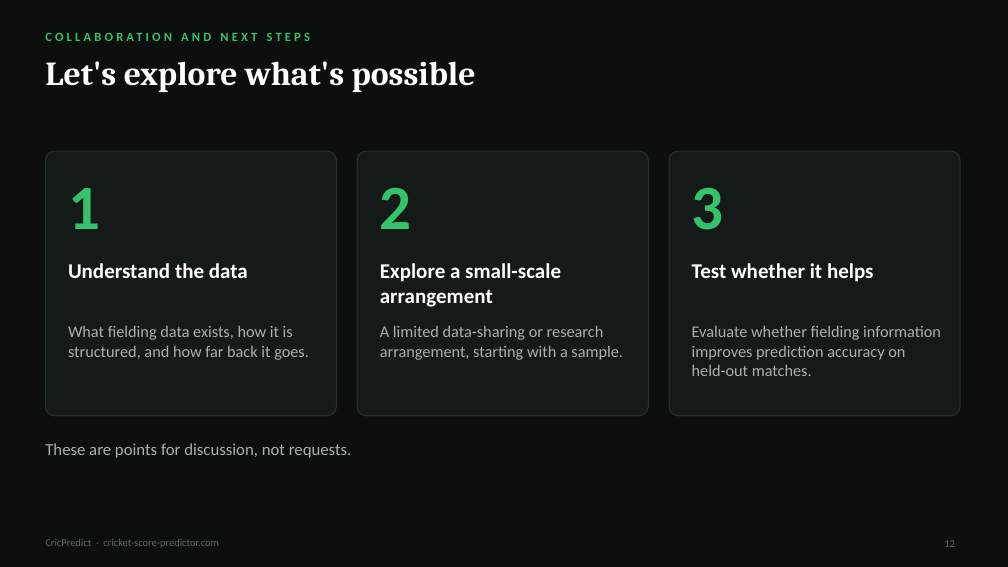
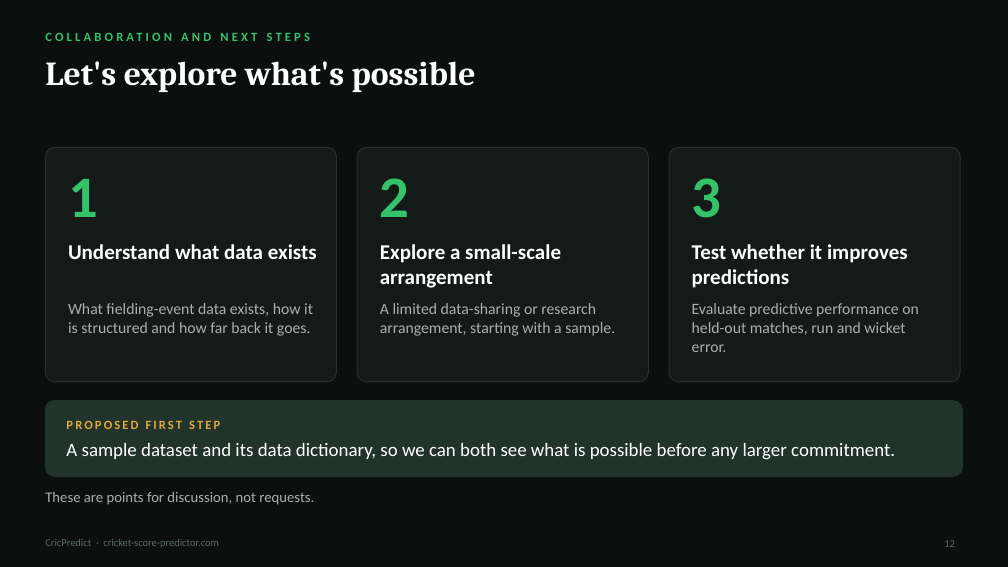
Before and after one commit to econsmaestro/cricket-score-predictor, a slide deck: slide 12 of presentation/CricPredict_Cricketviz.pptx. Drawn at 1008x567 pixels with LibreOffice and Linux fonts; fonts in the diff are those of the drawing. Boxes give left, top, right and bottom in pixels: in the first picture for what was removed or moved away, otherwise in the second. Text is boxed around its words. In the diff, an @@ line names an element or a change of style, - is before the commit and + after.

```diff
--- a/presentation/CricPredict_Cricketviz.pptx
+++ b/presentation/CricPredict_Cricketviz.pptx
@@ rounded rectangle resized from (x1=45, y1=151, x2=337, y2=416) to (x1=45, y1=147, x2=337, y2=382) @@
@@ rounded rectangle resized from (x1=357, y1=151, x2=648, y2=416) to (x1=357, y1=147, x2=648, y2=382) @@
@@ proportions changed in 3 elements at (x1=45, y1=147, x2=337, y2=382), (x1=357, y1=147, x2=648, y2=382), (x1=669, y1=147, x2=960, y2=382) @@
@@ rounded rectangle resized from (x1=669, y1=151, x2=960, y2=416) to (x1=669, y1=147, x2=960, y2=382) @@
@@ text "1" moved from (x1=68, y1=188, x2=100, y2=229) to (x1=68, y1=179, x2=98, y2=217) @@
@@ text "2" moved from (x1=380, y1=187, x2=412, y2=229) to (x1=380, y1=178, x2=410, y2=217) @@
@@ size 60 to 56 pt in 3 elements at (x1=68, y1=179, x2=98, y2=217), (x1=380, y1=178, x2=410, y2=217), (x1=692, y1=178, x2=722, y2=218) @@
@@ text "3" moved from (x1=692, y1=187, x2=724, y2=230) to (x1=692, y1=178, x2=722, y2=218) @@
@@ text "Explore a small-scale arrangement" moved from (x1=380, y1=263, x2=561, y2=307) to (x1=380, y1=244, x2=561, y2=288) @@
@@ text at (x1=68, y1=244, x2=317, y2=259): text changed @@
-Understand the data
+Understand what data exists
@@ text at (x1=692, y1=244, x2=908, y2=288): text changed @@
-Test whether it helps
+Test whether it improves predictions
@@ text "A limited data-sharing or research ..." moved from (x1=380, y1=325, x2=623, y2=360) to (x1=380, y1=303, x2=615, y2=336) @@
@@ text "A limited data-sharing or research ..." at (x1=380, y1=303, x2=615, y2=336): size 15.5 to 15 pt @@
@@ text at (x1=68, y1=303, x2=313, y2=336): text changed; size 15.5 to 15 pt @@
-What fielding data exists, how it is structured, and how far back it goes.
+What fielding-event data exists, how it is structured and how far back it goes.
@@ text at (x1=692, y1=303, x2=919, y2=352): text changed; size 15.5 to 15 pt @@
-Evaluate whether fielding information improves prediction accuracy on held-out matches.
+Evaluate predictive performance on held-out matches, run and wicket error.
@@ rounded rectangle added at (x1=45, y1=401, x2=963, y2=476), fill #22332B, outline #22332B 1 pt @@
@@ text added at (x1=66, y1=420, x2=895, y2=460), 18 pt, text #FFFFFF @@
+PROPOSED FIRST STEP
+A sample dataset and its data dictionary, so we can both see what is possible before any larger commitment.
@@ text "These are points for discussion, ..." moved from (x1=45, y1=443, x2=352, y2=458) to (x1=45, y1=492, x2=314, y2=505) @@
@@ text "These are points for discussion, ..." at (x1=45, y1=492, x2=314, y2=505): size 16 to 14 pt @@
```
Also in this commit, not shown: 10 other slides changed, 43 other files.
